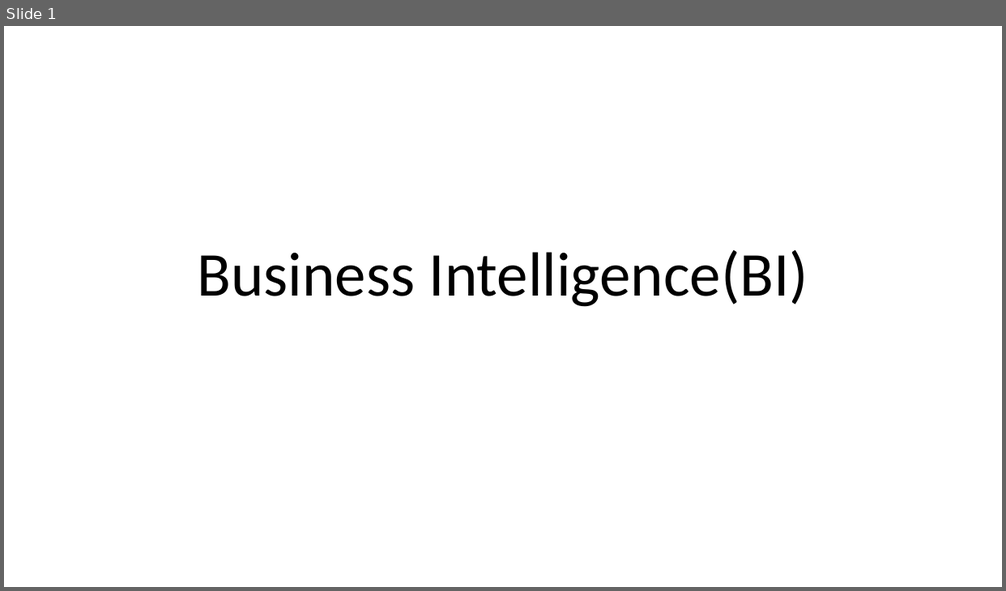
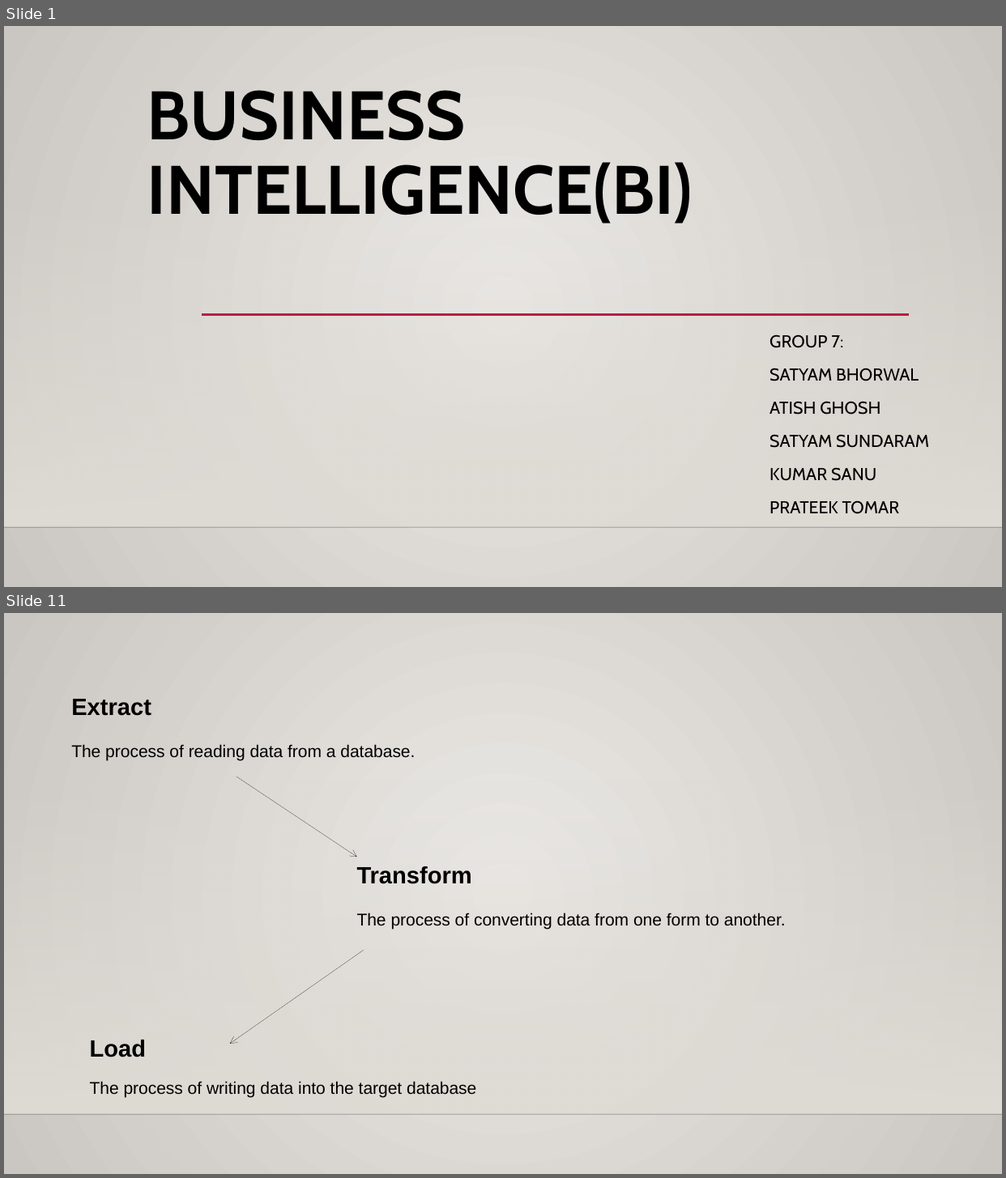
Before and after one commit to tomarprateek/ujl, a slide deck: Business Intelligence(BI).pptx. Shown one above the other, each under a label of ours: slide 1 before the commit, slides 1 and 11 after it; the slides between them are not shown. The pictures are 1006x591 and 1006x1178 pixels, drawn with LibreOffice and Linux fonts; fonts in the diff are those of the drawing; background and template pictures are left out. Boxes give left, top, right and bottom in pixels: in the first picture for what was removed or moved away, otherwise in the second. Text is boxed around its words. In the diff, an @@ line names an element or a change of style, - is before the commit and + after.

```diff
--- a/Business Intelligence(BI).pptx
+++ b/Business Intelligence(BI).pptx
@@ slide 11 added at [4, 613, 1002, 1174], background gradient #ECEAE7 to #CAC7C1; not listed: 2 template elements that a slide beside it also shows @@
@@ text added at [71, 699, 415, 761], 16.3 pt, text #000000 @@
+Extract
+The process of reading data from a database.
@@ arrow added from (236, 777) to (356, 857), #000000 0 pt @@
@@ text added at [357, 867, 786, 930], 16.3 pt, text #000000 @@
+Transform
+The process of converting data from one form to another.
@@ arrow added from (364, 951) to (230, 1044), #000000 0 pt @@
@@ text added at [90, 1040, 146, 1058], 22.7 pt, text #000000, bold @@
+Load
@@ text added at [90, 1081, 476, 1098], 16.3 pt, text #000000 @@
+The process of writing data into the target database
@@ slide 1 changed as well @@
@@ background #FFFFFF to gradient #ECEAE7 to #CAC7C1 @@
@@ title at [147, 90, 692, 224]: text changed; size 60 to 66 pt; font Calibri to Cabin; bold on @@
-Business Intelligence(BI)
+BUSINESS INTELLIGENCE(BI)
@@ rectangle added at [4, 191, 1002, 527], fill gradient #DFDBD5 @@
@@ line added from (202, 315) to (909, 315), #B71E42 2.5 pt @@
@@ subtitle added at [769, 335, 929, 514], 16.6 pt, text #000000 @@
+GROUP 7:
+SATYAM BHORWAL
+ATISH GHOSH
+SATYAM SUNDARAM
+KUMAR SANU
+PRATEEK TOMAR
@@ line added from (4, 527) to (1002, 527), #000001 1 pt @@
```
Also in this commit, not shown: 4 other slides changed, 24 other slides added, 1 slide removed.
